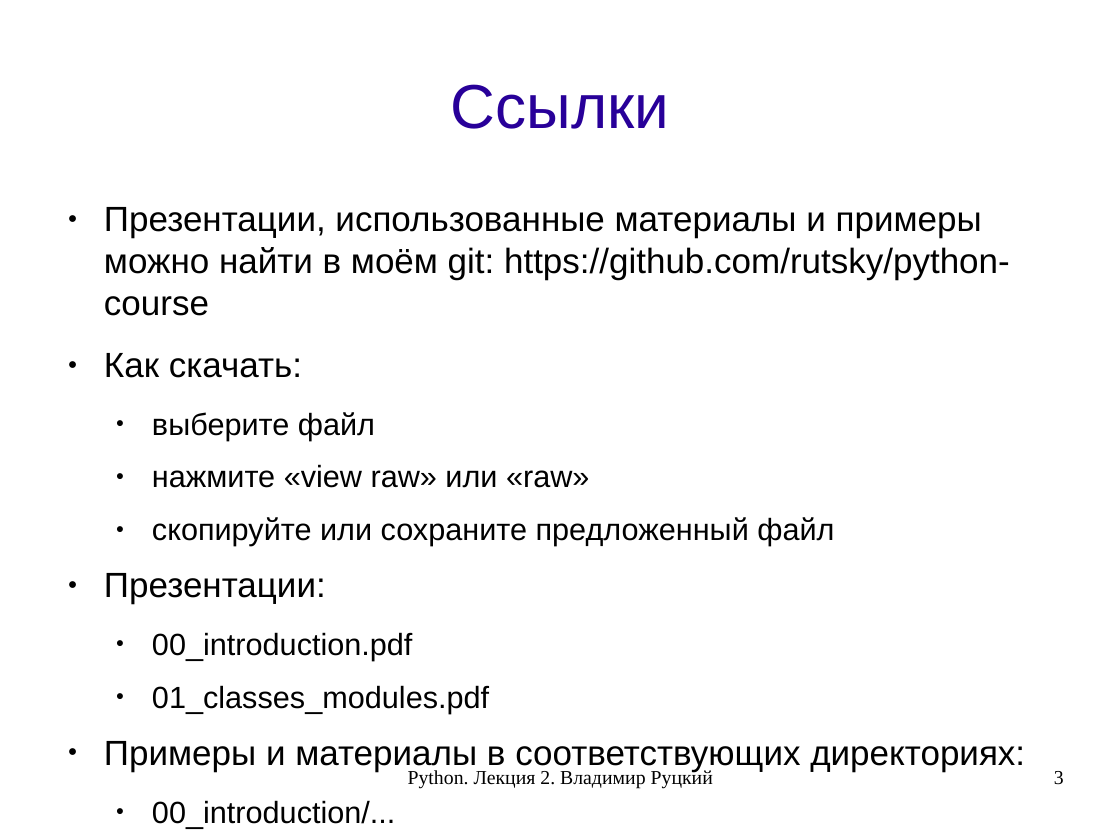
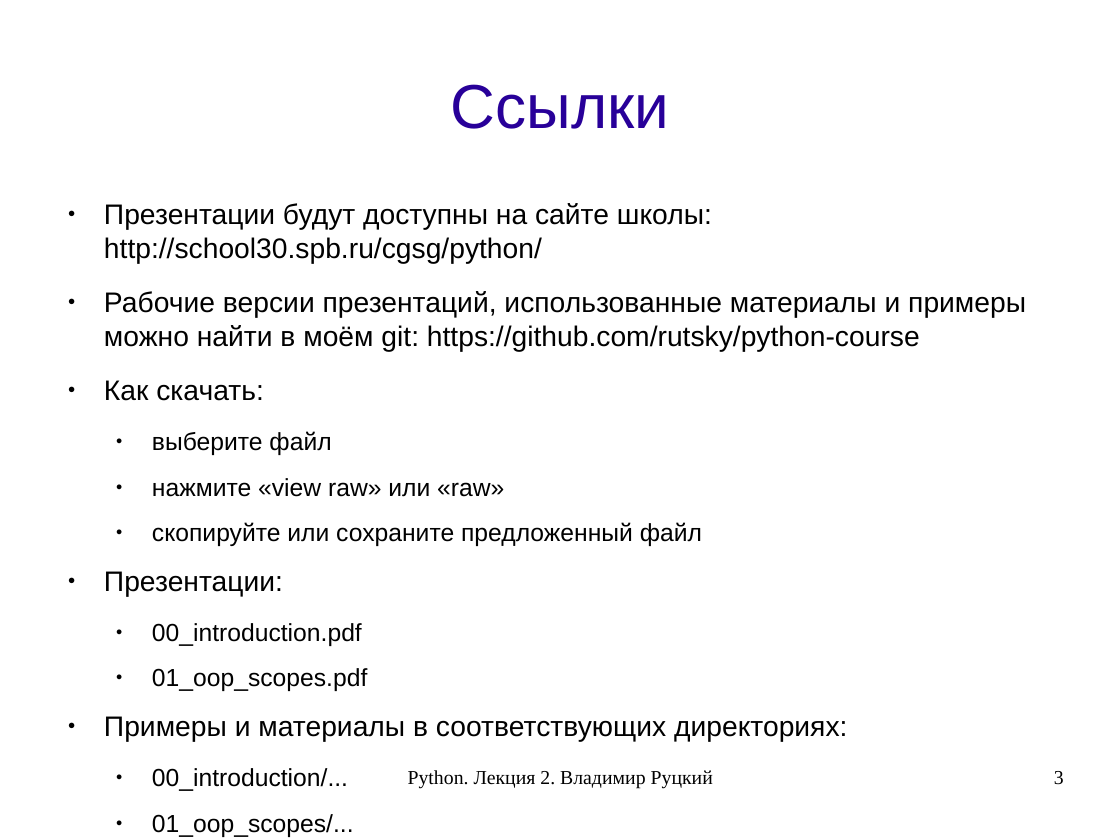
Before and after one commit to rutsky/python-course, a slide deck: slide 3 of 01_oop_scopes.odp. Drawn at 1120x840 pixels with LibreOffice and Linux fonts; fonts in the diff are those of the drawing. Boxes give left, top, right and bottom in pixels: in the first picture for what was removed or moved away, otherwise in the second. Text is boxed around its words. In the diff, an @@ line names an element or a change of style, - is before the commit and + after.

```diff
--- a/01_oop_scopes.odp
+++ b/01_oop_scopes.odp
@@ text at (x1=104, y1=203, x2=1026, y2=742): text changed; size 21.7 to 17.5 pt @@
-  ● 01_classes_modules/...
+  ● 01_oop_scopes/...
@@ text at (x1=104, y1=203, x2=1026, y2=352): text changed; size 24.8 to 20 pt @@
-● Презентации, использованные материалы и примеры можно найти в моём git: https://github.com/rutsky/python-course
+● Презентации будут доступны на сайте школы: http://school30.spb.ru/cgsg/python/
+● Рабочие версии презентаций, использованные материалы и примеры можно найти в моём git: https://github.com/rutsky/python-course
@@ text at (x1=104, y1=380, x2=847, y2=742): size 24.8 to 20 pt in "Как скачать:", "Презентации:", "Примеры и материалы в соответствующих директориях:"; size 21.7 to 17.5 pt in "выберите файл", "нажмите «view raw» или «raw»", "скопируйте или сохраните предложенный файл", "00_introduction.pdf" and 1 more places @@
@@ text at (x1=152, y1=668, x2=367, y2=691): text changed; size 21.7 to 17.5 pt @@
-  ● 01_classes_modules.pdf
+  ● 01_oop_scopes.pdf
```
Also in this commit, not shown: 2 other slides changed, 2 slides removed, 1 other file.
